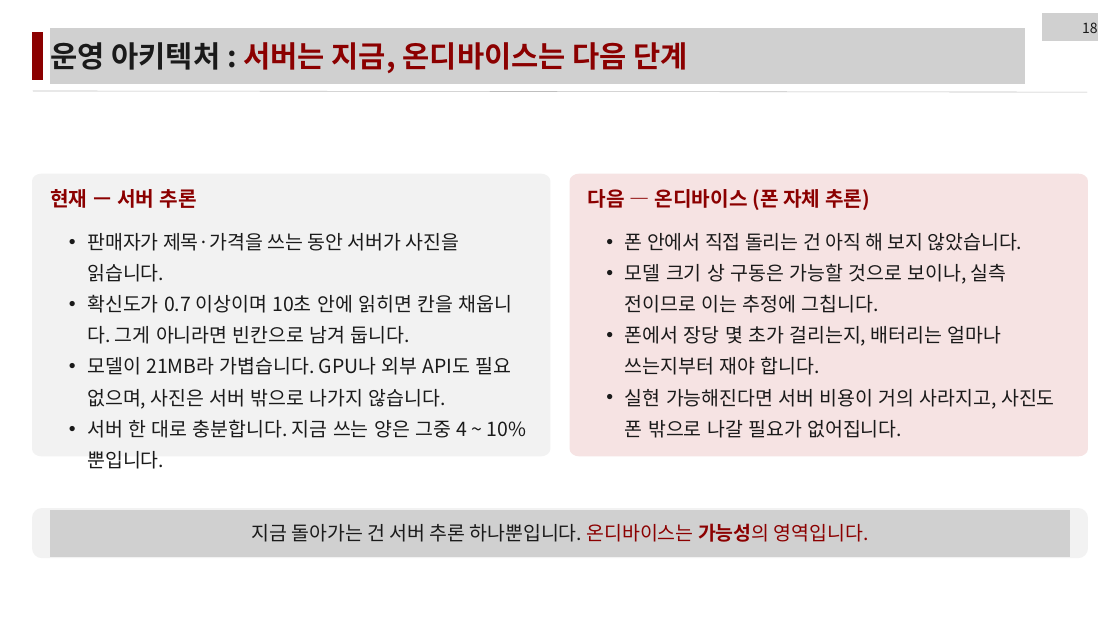
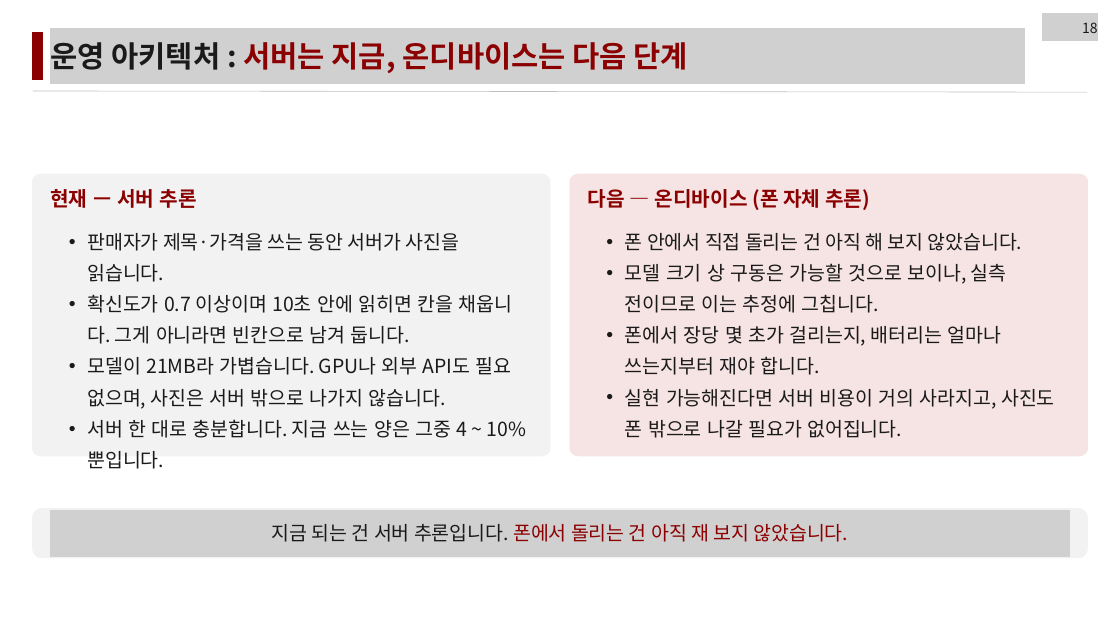
Before and after one commit to LEEbyeongchul/itda3-CODE-subway, a slide deck: slide 18 of 발표/[CODE]_서브웨이_본선발표.pptx. Drawn at 1120x630 pixels with LibreOffice and Linux fonts; fonts in the diff are those of the drawing; grey boxes stand for pictures. Boxes give left, top, right and bottom in pixels: in the first picture for what was removed or moved away, otherwise in the second. Text is boxed around its words. In the diff, an @@ line names an element or a change of style, - is before the commit and + after.

```diff
--- a/발표/[CODE]_서브웨이_본선발표.pptx
+++ b/발표/[CODE]_서브웨이_본선발표.pptx
@@ text at [272, 524, 849, 542]: text changed; text colour #1A1A1A to #8B0000 @@
-지금 돌아가는 건 서버 추론 하나뿐입니다. 온디바이스는 가능성의 영역입니다.
+지금 되는 건 서버 추론입니다. 폰에서 돌리는 건 아직 재 보지 않았습니다.
```
Also in this commit, not shown: 10 other slides changed, 2 other files.
